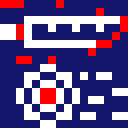
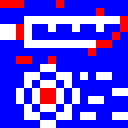
The second 128 x 128 image is a revision of the first. Changes to its layers:
removed layer "Layer" over [0, 64, 128, 128]
painted on "Background" over [0, 0, 128, 128]
